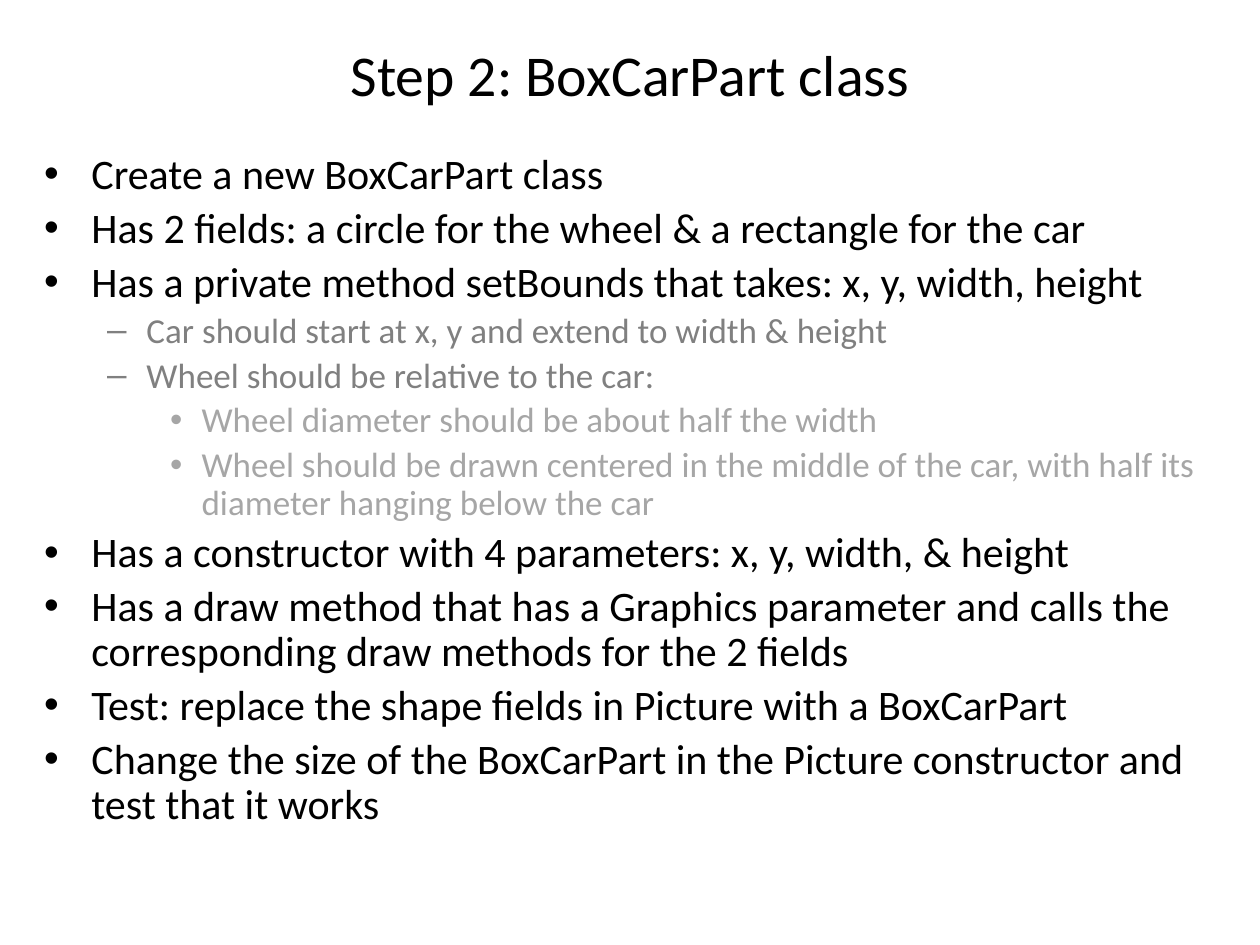
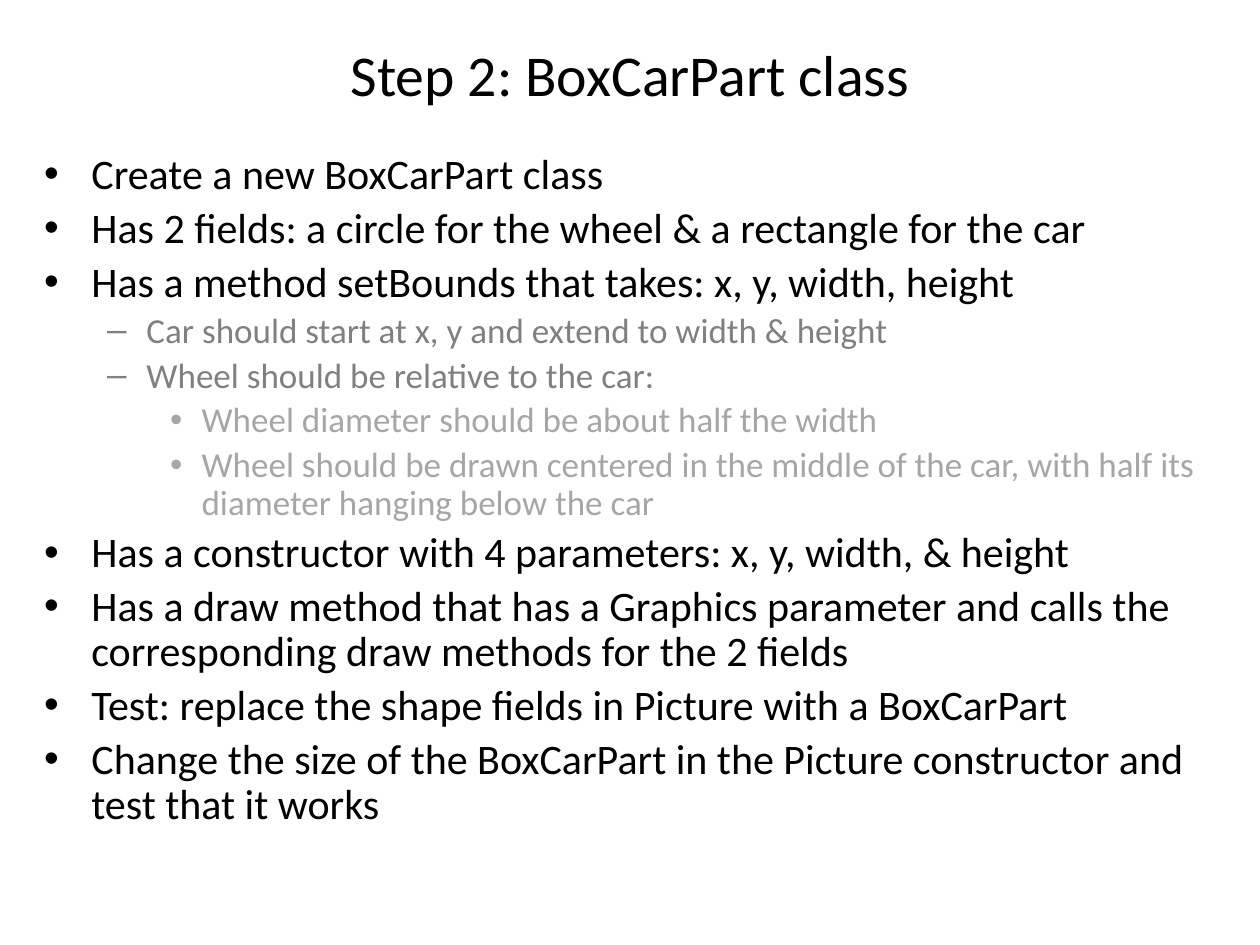
Before and after one commit to emhill/151-S15, a slide deck: slide 10 of src/morea/materials/07-Composing.pptx. Drawn at 1260x945 pixels with LibreOffice and Linux fonts; fonts in the diff are those of the drawing. Boxes give left, top, right and bottom in pixels: in the first picture for what was removed or moved away, otherwise in the second. Text is boxed around its words. In the diff, an @@ line names an element or a change of style, - is before the commit and + after.

```diff
--- a/src/morea/materials/07-Composing.pptx
+++ b/src/morea/materials/07-Composing.pptx
@@ text at [91, 267, 1014, 305]: text changed @@
-• Has a private method setBounds that takes: x, y, width, height
+• Has a method setBounds that takes: x, y, width, height
```
Also in this commit, not shown: 1 other slide changed, 9 other files.
